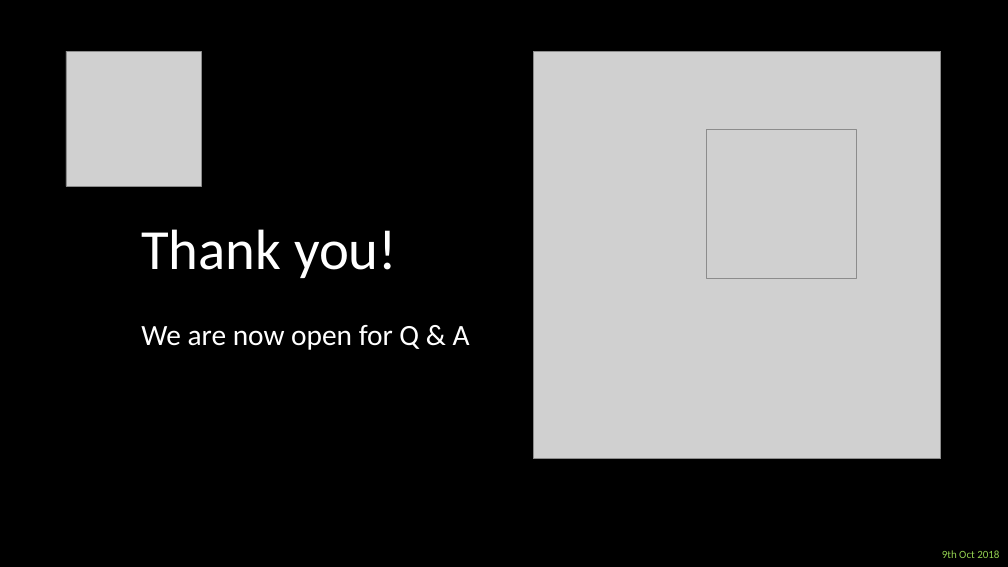
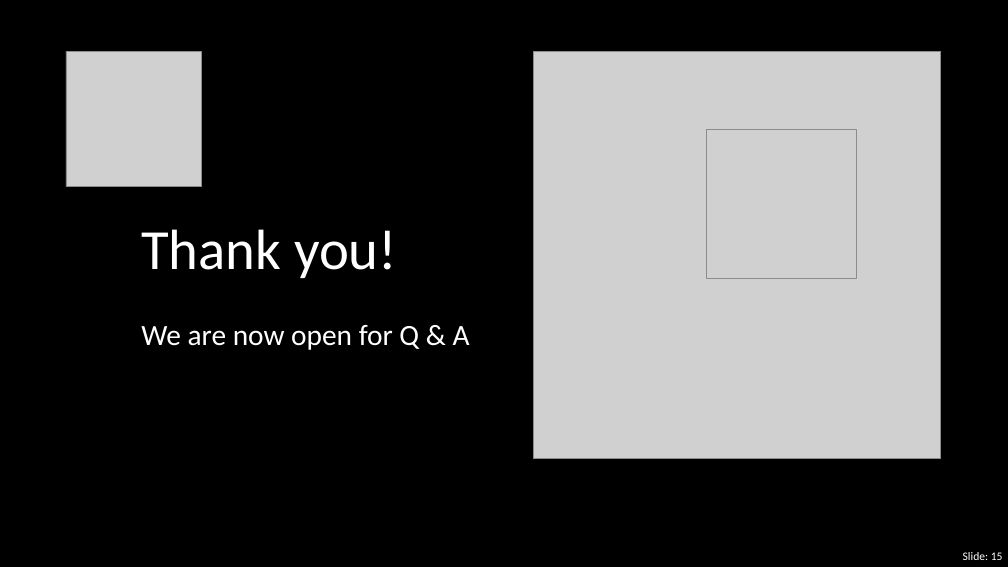
Before and after one commit to AnjaliMangal/MQL-Project-Main, a slide deck: slide 15 of Project1-Final-Files/Presenting_DataGuru.pptx (slide 14 before the commit). Drawn at 1008x567 pixels with LibreOffice and Linux fonts; fonts in the diff are those of the drawing; grey boxes stand for pictures. Boxes give left, top, right and bottom in pixels: in the first picture for what was removed or moved away, otherwise in the second. Text is boxed around its words. In the diff, an @@ line names an element or a change of style, - is before the commit and + after.

```diff
--- a/Project1-Final-Files/Presenting_DataGuru.pptx
+++ b/Project1-Final-Files/Presenting_DataGuru.pptx
@@ text removed at (942,550,999,558) @@
-9th Oct 2018
@@ page number added at (963,552,1003,560), 11 pt, text #FFFFFF @@
+Slide: 15
```
Also in this commit, not shown: 13 other slides changed, 1 slide added.
